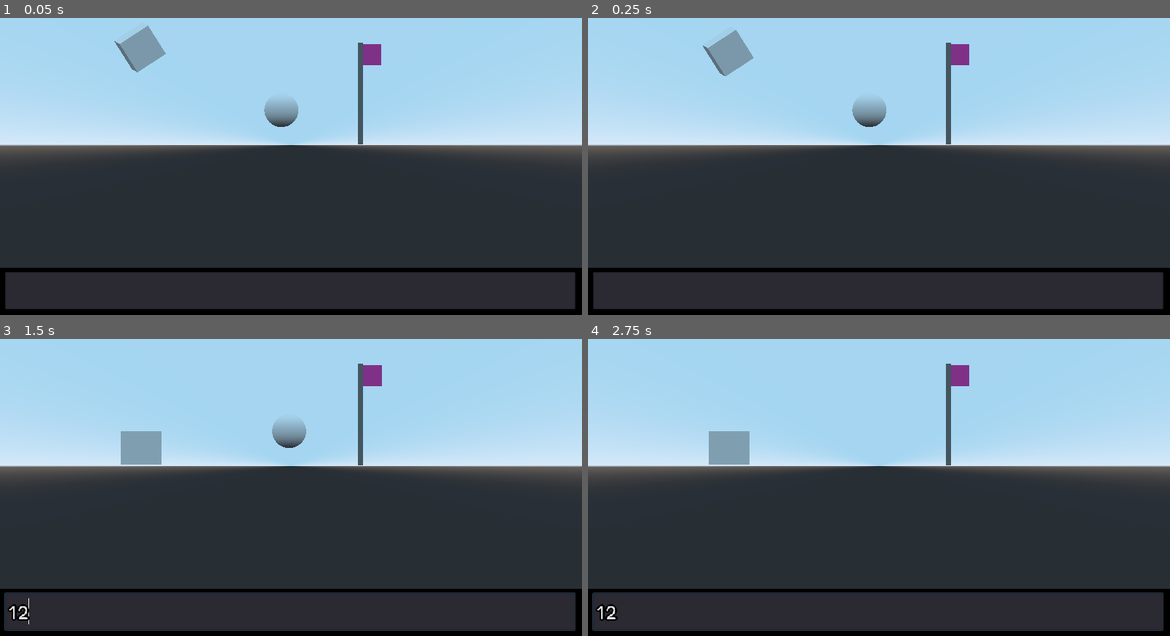
Above: before the commit, frames 1-4 (two rows, left to right).
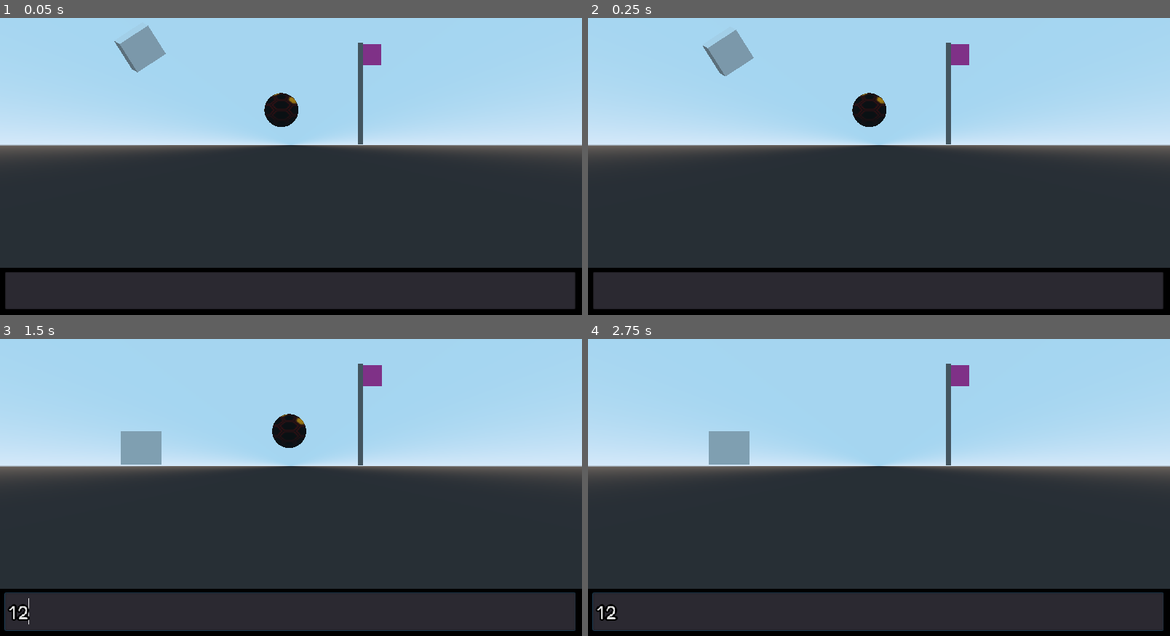
Above: after the commit, the same moments.

Repository: toimisto/rollballgenesis
Game: Godot game, scene res://scenes/Main.tscn
Two runs of this game, one before a commit and one after it. Both use one fixed random seed, a clock stepped at 60 frames per second and the inputs below.
Inputs (mouse positions are in pixels of both pictures, inside the frame that each line leads up to):
- Up to frame 1 (0.05 s): no input
- Up to frame 2 (0.25 s): no input
- Up to frame 3 (1.5 s): click (291, 612) at 0.52 s; type "12" at 0.6 s; hold Right (ui_right) from 1.28 s (still down)
- Up to frame 4 (2.75 s): release Right (ui_right) at 2.03 s; hold Down (ui_down) from 2.03 s (still down)

The runs differ from the first frame. In frame 1, 0.5% of the frame differs, in the area x 45-52%, y 25-37%; in frame 2, 0.5%; in frame 3, 0.5%, in the area x 46-53%, y 25-37%; in frame 4, nothing differs.

Commit message:
added texture for ball

Diff:
--- a/scenes/Shinji.tscn
+++ b/scenes/Shinji.tscn
@@ -1,4 +1,6 @@
-[gd_scene load_steps=5 format=2]
+[gd_scene load_steps=6 format=2]
+
+[ext_resource path="res://assets/textures/ball.png" type="Texture" id=1]
 
 [sub_resource type="PhysicsMaterial" id=1]
 
@@ -6,6 +8,7 @@
 
 [sub_resource type="SpatialMaterial" id=3]
 flags_transparent = true
+albedo_texture = ExtResource( 1 )
 
 [sub_resource type="SphereMesh" id=4]
 material = SubResource( 3 )
Binary file added: assets/textures/ball.png
Not shown, added: assets/textures/ball.png.import
